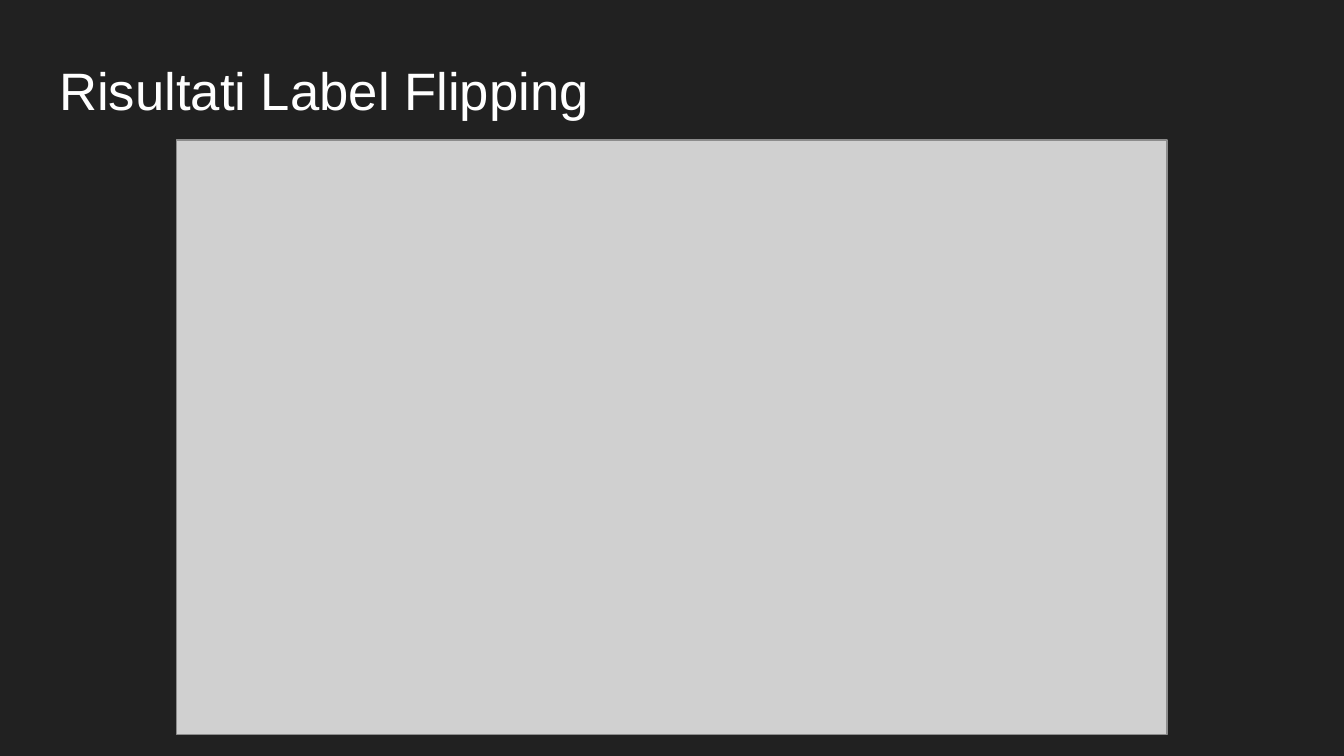
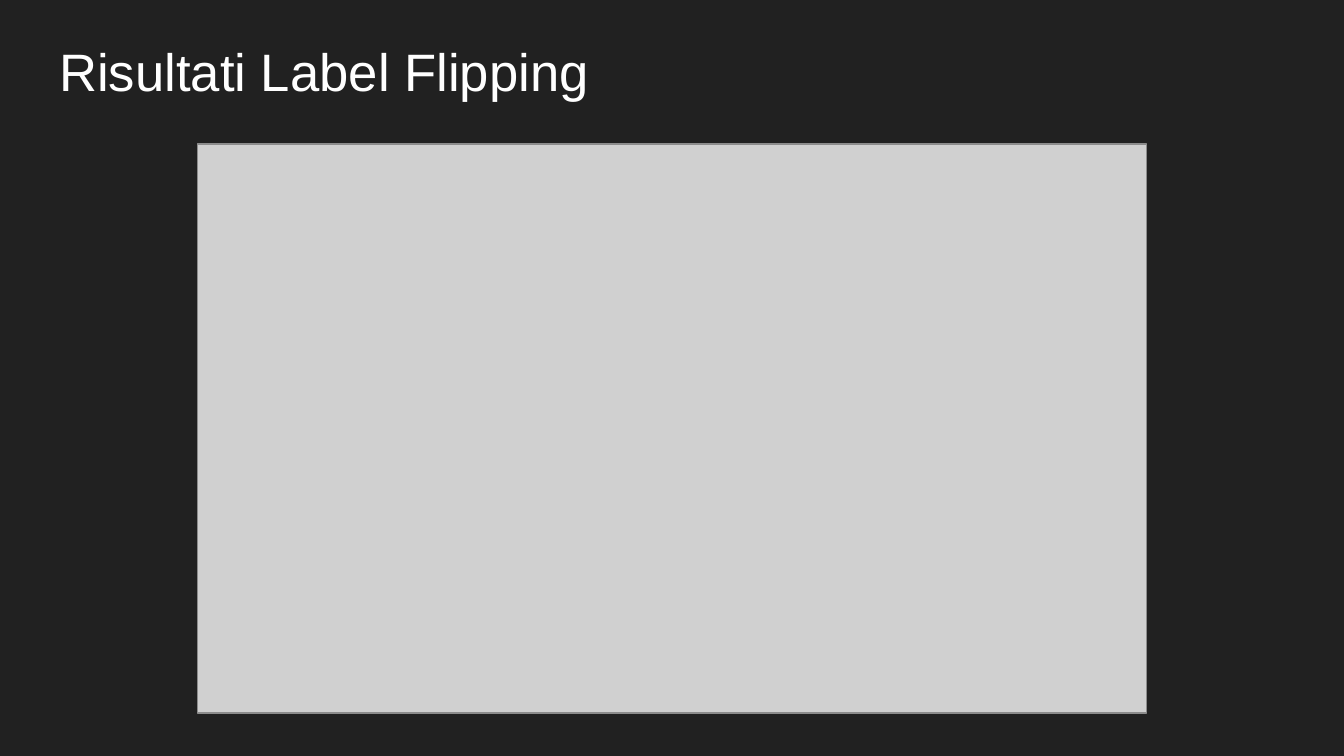
Before and after one commit to LorenzoPinaUnimib/Dataset_Degradetion, a slide deck: slide 13 of Presentazione Progetto Architetture dati.pptx. Drawn at 1344x756 pixels with LibreOffice and Linux fonts; fonts in the diff are those of the drawing; grey boxes stand for pictures. Boxes give left, top, right and bottom in pixels: in the first picture for what was removed or moved away, otherwise in the second. Text is boxed around its words. In the diff, an @@ line names an element or a change of style, - is before the commit and + after.

```diff
--- a/Presentazione Progetto Architetture dati.pptx
+++ b/Presentazione Progetto Architetture dati.pptx
@@ title "Risultati Label Flipping": place and size @@
-title "Risultati Label Flipping" at <box>59,72,588,121</box>
+title "Risultati Label Flipping" at <box>59,53,588,102</box>
@@ picture: place and size @@
-picture at <box>176,140,1167,734</box>
+picture at <box>198,144,1146,714</box>
```
Also in this commit, not shown: 9 other slides changed, 3 slides added, 3 slides removed, 1 other file.
